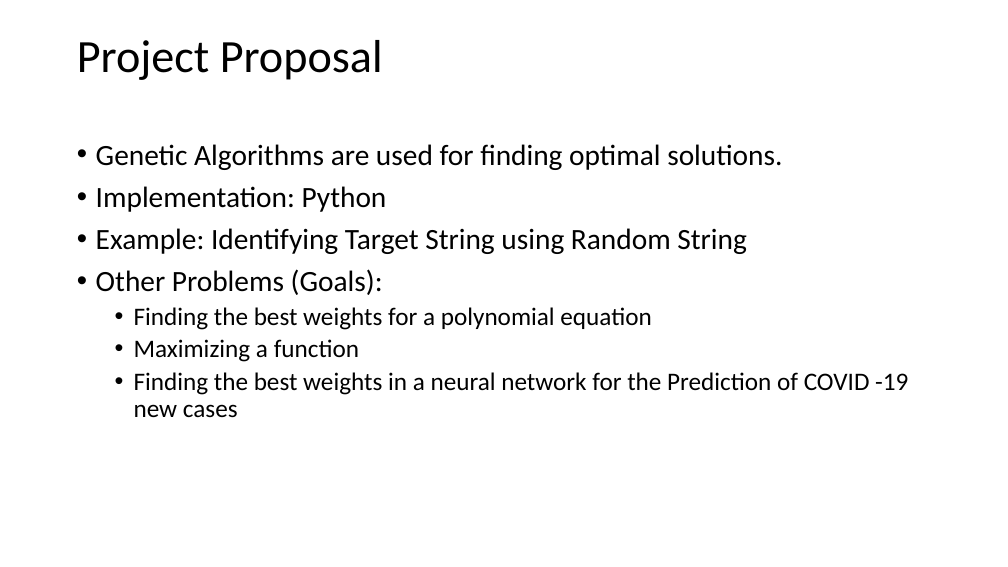
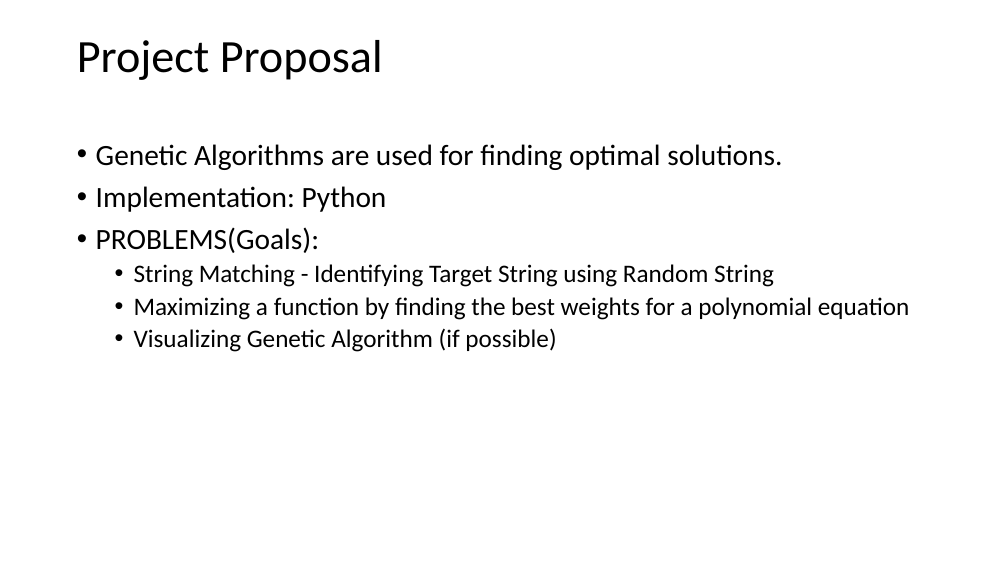
Before and after one commit to jamwine/Genetic-Algorithms, a slide deck: slide 2 of proposal/High Performance Computing.pptx. Drawn at 1008x567 pixels with LibreOffice and Linux fonts; fonts in the diff are those of the drawing. Boxes give left, top, right and bottom in pixels: in the first picture for what was removed or moved away, otherwise in the second. Text is boxed around its words. In the diff, an @@ line names an element or a change of style, - is before the commit and + after.

```diff
--- a/proposal/High Performance Computing.pptx
+++ b/proposal/High Performance Computing.pptx
@@ text at [96, 227, 909, 352]: text changed @@
-• Example: Identifying Target String using Random String
-• Other Problems (Goals):
-  • Finding the best weights for a polynomial equation
-  • Maximizing a function
-  • Finding the best weights in a neural network for the Prediction of COVID -19 new cases
+• PROBLEMS(Goals):
+  • String Matching - Identifying Target String using Random String
+  • Maximizing a function by finding the best weights for a polynomial equation
+  • Visualizing Genetic Algorithm (if possible)
```
